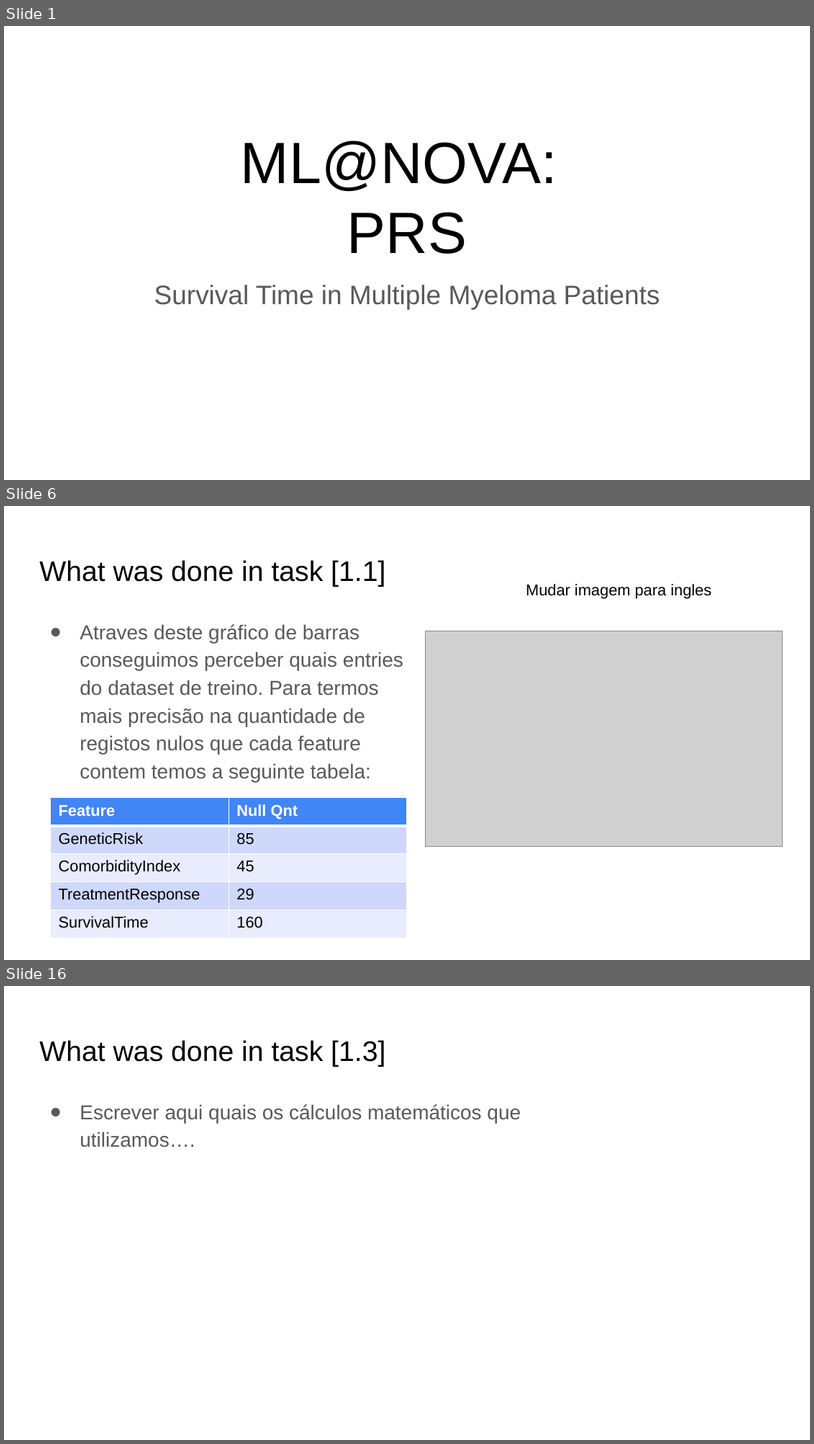
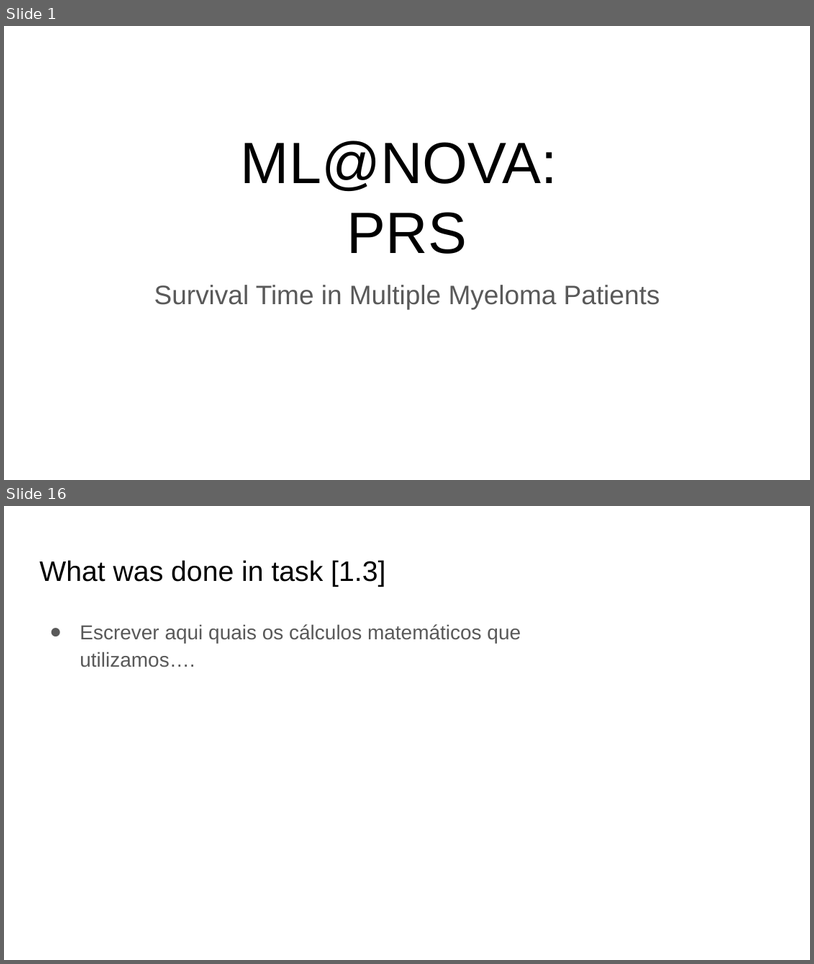
Before and after one commit to PedroFPeralta/FCT-ML-Nova-PRS2, a slide deck: ML@NOVA Team PRS.pptx. Shown one above the other, each under a label of ours: slides 1, 6 and 16 before the commit, slides 1 and 16 after it; the slides between them are not shown. The pictures are 814x1444 and 814x964 pixels, drawn with LibreOffice and Linux fonts; fonts in the diff are those of the drawing; grey boxes stand for pictures. Boxes give left, top, right and bottom in pixels: in the first picture for what was removed or moved away, otherwise in the second. Text is boxed around its words. In the diff, an @@ line names an element or a change of style, - is before the commit and + after.

```diff
--- a/ML@NOVA Team PRS.pptx
+++ b/ML@NOVA Team PRS.pptx
@@ slide 6 removed at [4, 506, 810, 960], background #FFFFFF @@
@@ title removed at [39, 560, 386, 587] @@
-What was done in task [1.1]
@@ text removed at [526, 584, 712, 599] @@
-Mudar imagem para ingles
@@ text removed at [80, 624, 404, 782] @@
-● Atraves deste gráfico de barras conseguimos perceber quais entries do dataset de treino. Para termos mais precisão na quantidade de registos nulos que cada feature contem temos a seguinte tabela:
@@ picture removed at [426, 631, 783, 847] @@
@@ table removed at [51, 797, 407, 937], 5 rows, 2 columns @@
-Feature | Null Qnt
-GeneticRisk | 85
-ComorbidityIndex | 45
-TreatmentResponse | 29
-SurvivalTime | 160
```
Also in this commit, not shown: 3 slides changed, 39 slides added, 25 other slides removed.
